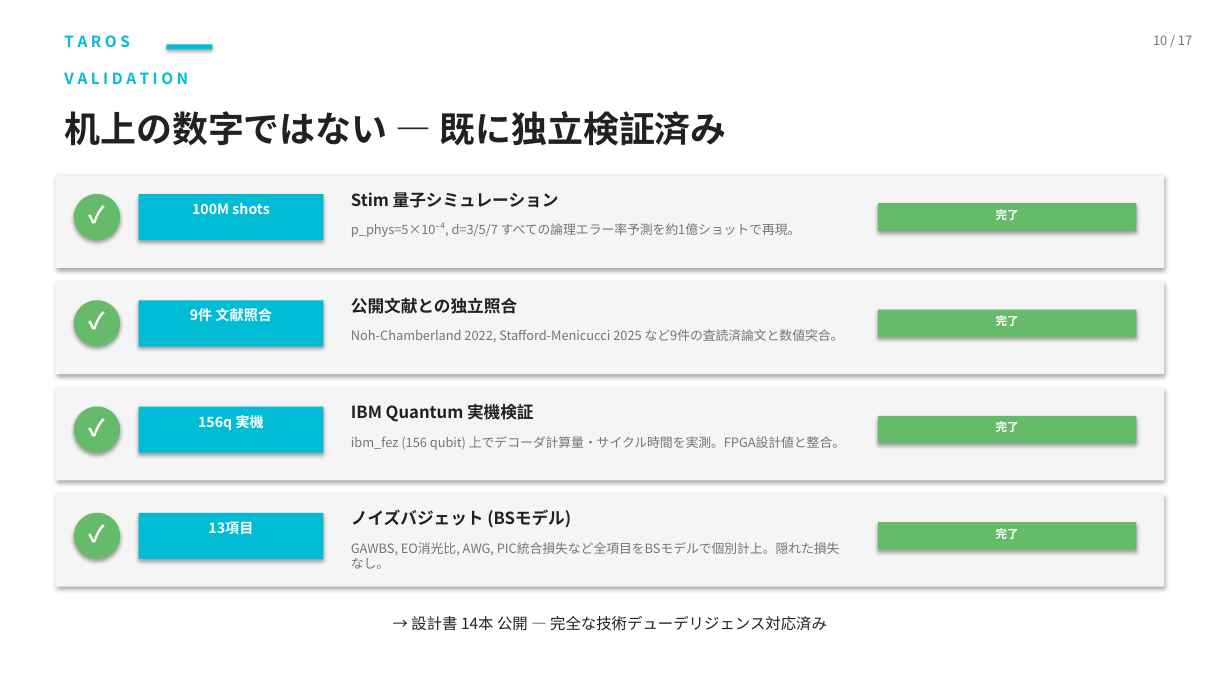
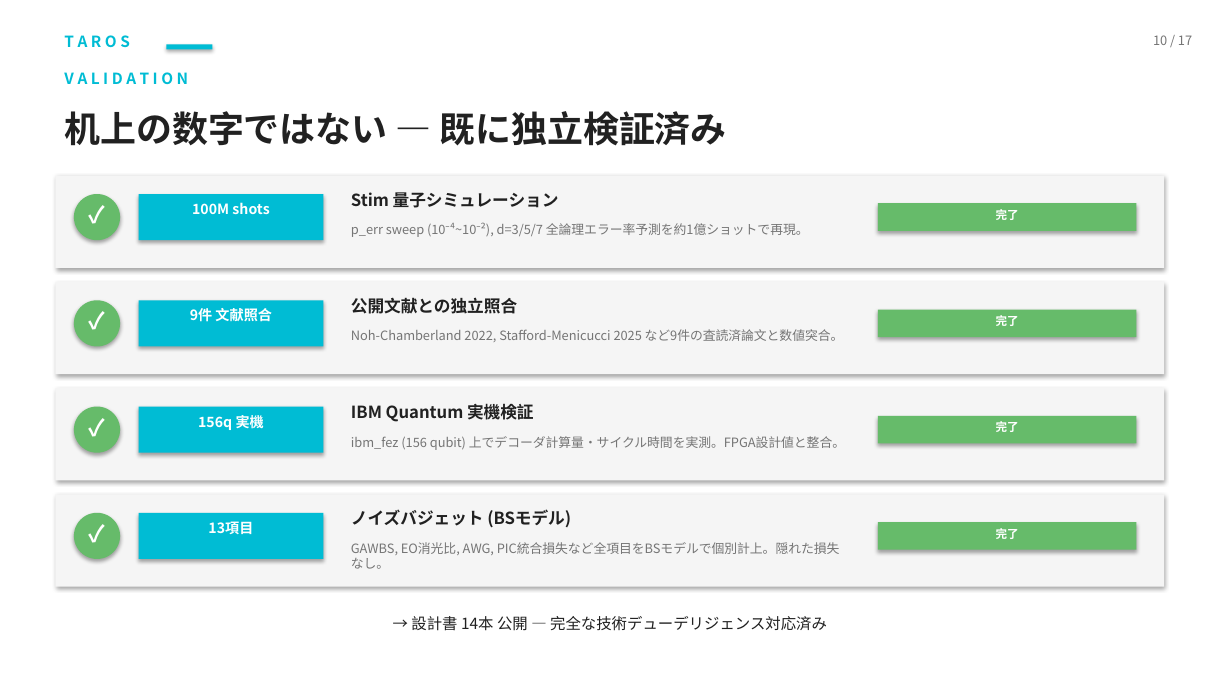
Before and after one commit to TomohiroTani28/Taros, a slide deck: slide 10 of assets/TAROS_Investor_Pitch_Revised.pptx. Drawn at 1232x693 pixels with LibreOffice and Linux fonts; fonts in the diff are those of the drawing. Boxes give left, top, right and bottom in pixels: in the first picture for what was removed or moved away, otherwise in the second. Text is boxed around its words. In the diff, an @@ line names an element or a change of style, - is before the commit and + after.

```diff
--- a/assets/TAROS_Investor_Pitch_Revised.pptx
+++ b/assets/TAROS_Investor_Pitch_Revised.pptx
@@ text at (351,223,809,237): text changed @@
-p_phys=5×10⁻⁴, d=3/5/7 すべての論理エラー率予測を約1億ショットで再現。
+p_err sweep (10⁻⁴~10⁻²), d=3/5/7 全論理エラー率予測を約1億ショットで再現。
```
Also in this commit, not shown: 9 other slides changed, 2 other files.
